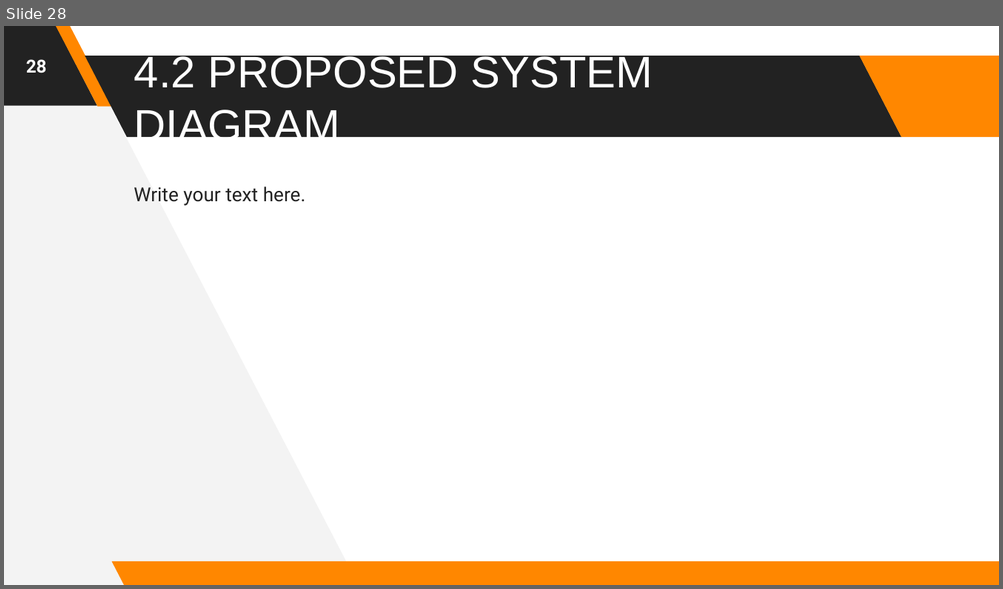
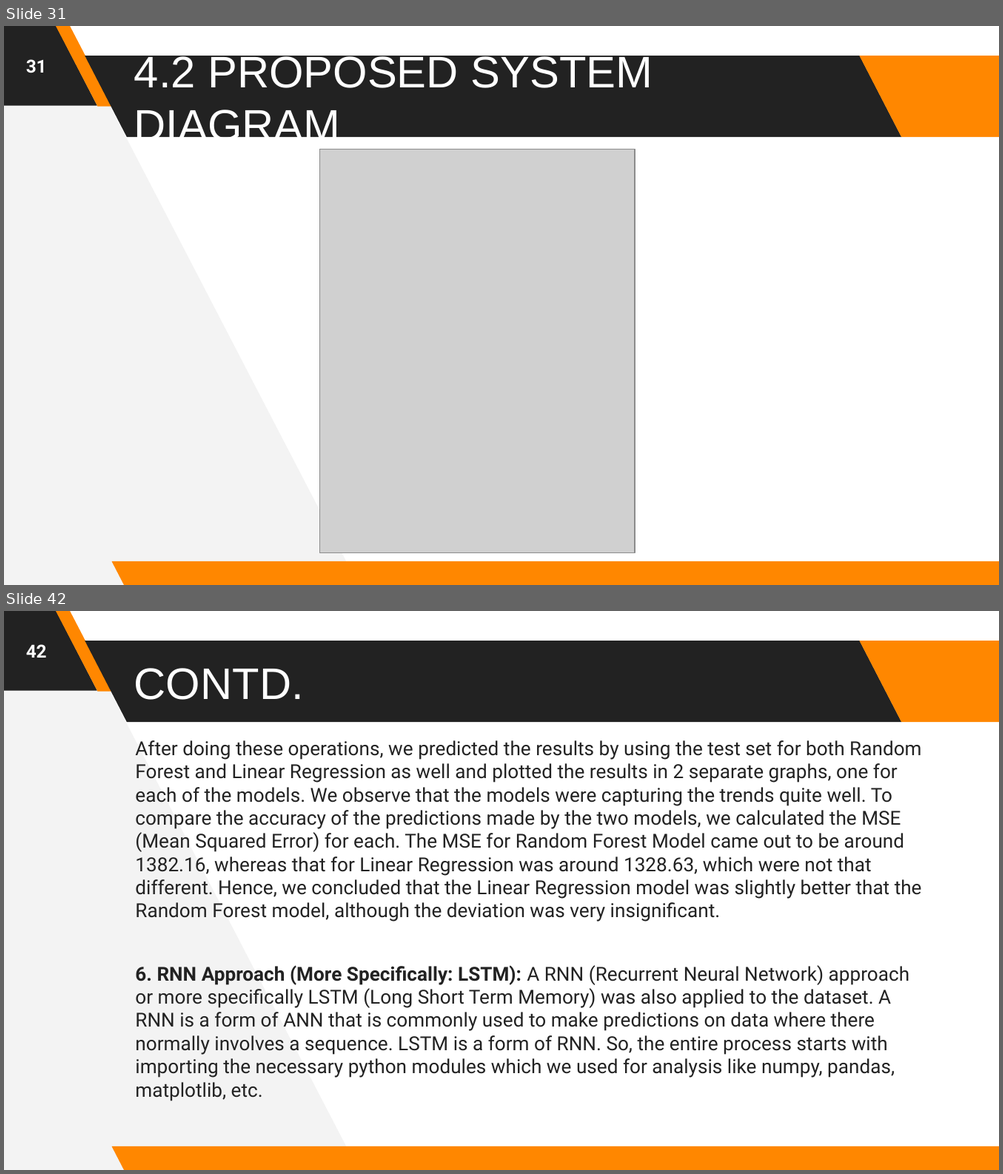
Before and after one commit to astrodestroyergithub/Divvy-Bike-Share, a slide deck: PPTS/19BCE1156_Tamojit_Roy_Capstone_Project_B.Tech_CSE_2019-23_Review-2.pptx. Shown one above the other, each under a label of ours: slide 28 before the commit, slides 31 and 42 after it; the slides between them are not shown. The pictures are 1003x589 and 1003x1174 pixels, drawn with LibreOffice and Linux fonts; fonts in the diff are those of the drawing; grey boxes stand for pictures. Boxes give left, top, right and bottom in pixels: in the first picture for what was removed or moved away, otherwise in the second. Text is boxed around its words. In the diff, an @@ line names an element or a change of style, - is before the commit and + after.

```diff
--- a/PPTS/19BCE1156_Tamojit_Roy_Capstone_Project_B.Tech_CSE_2019-23_Review-2.pptx
+++ b/PPTS/19BCE1156_Tamojit_Roy_Capstone_Project_B.Tech_CSE_2019-23_Review-2.pptx
@@ slide 42 added at (4,611,999,1170), background #FFFFFF; not listed: 6 template elements that a slide beside it also shows @@
@@ page number added at (26,644,47,658), 13 pt, text #FFFFFF, bold @@
+42
@@ title added at (134,668,304,700), 32 pt, text #FFFFFF @@
+CONTD.
@@ text added at (135,741,922,1102), 14 pt, text #222222 @@
+After doing these operations, we predicted the results by using the test set for both Random Forest and Linear Regression as well and plotted the results in 2 separate graphs, one for each of the models. We observe that the models were capturing the trends quite well. To compare the accuracy of the predictions made by the two models, we calculated the MSE (Mean Squared Error) for each. The MSE for Random Forest Model came out to be around 1382.16, whereas that for Linear Regression was around 1328.63, which were not that different. Hence, we concluded that the Linear Regression model was slightly better that the Random Forest model, although the deviation was very insignificant.
+6. RNN Approach (More Specifically: LSTM): A RNN (Recurrent Neural Network) approach or more specifically LSTM (Long Short Term Memory) was also applied to the dataset. A RNN is a form of ANN that is commonly used to make predictions on data where there normally involves a sequence. LSTM is a form of RNN. So, the entire process starts with importing the necessary python modules which we used for analysis like numpy, pandas, matplotlib, etc.
@@ what was slide 28 is now slide 31 @@
@@ slide 31 changed as well @@
@@ page number at (26,59,47,73): text changed @@
-28
+31
@@ picture added at (319,150,634,553) @@
@@ text removed at (134,187,306,206) @@
-Write your text here.
```
Also in this commit, not shown: 17 other slides changed, 31 other slides added, 3 slides removed, 1 other file.
